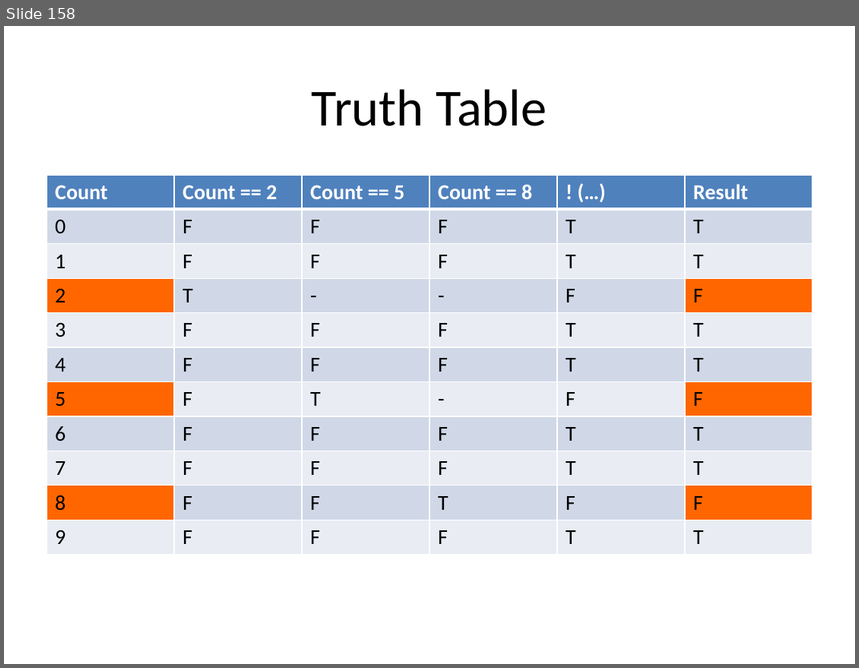
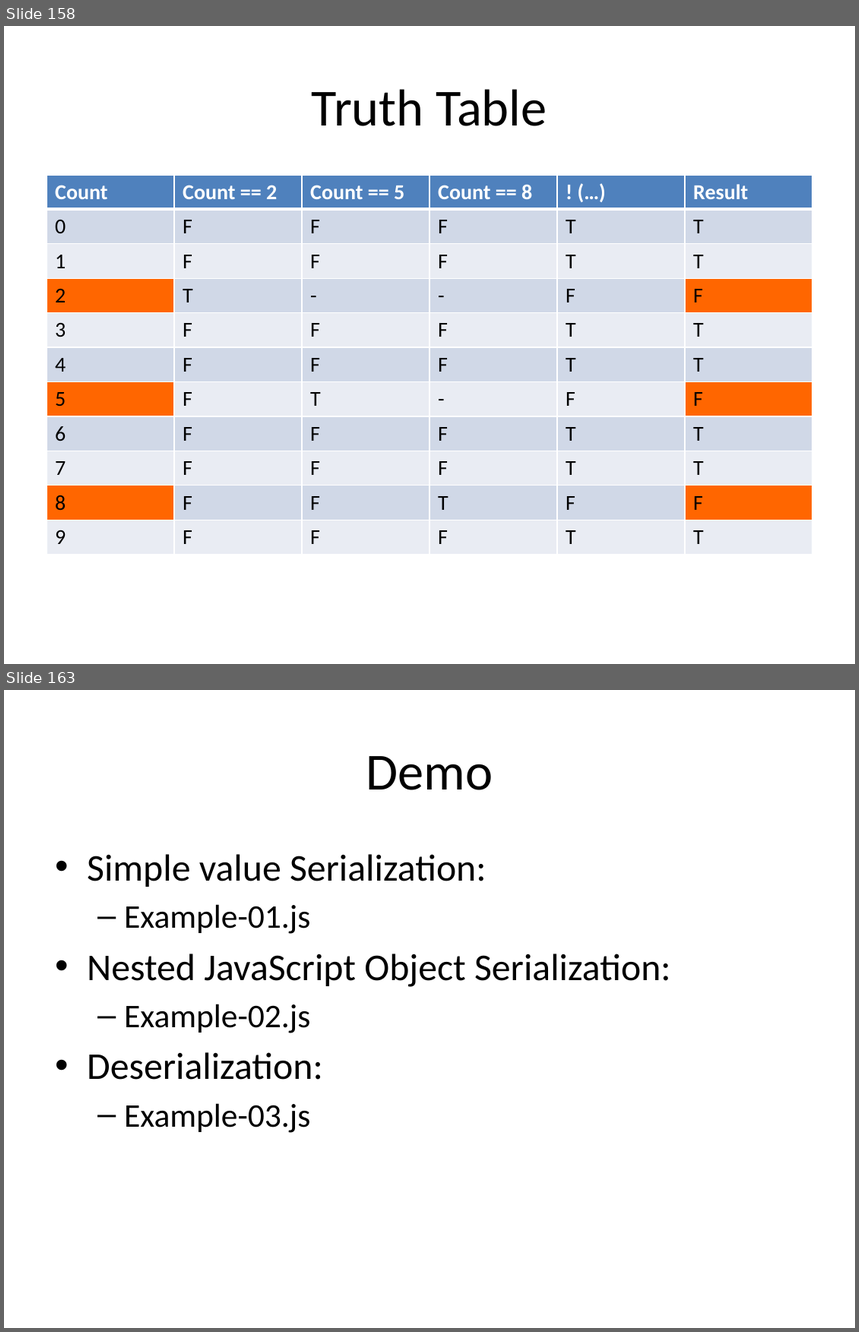
Before and after one commit to xiliax/web-programming-fundamentals, a slide deck: docs/learn-computer-programming.pptx. Shown one above the other, each under a label of ours: slide 158 before the commit, slides 158 and 163 after it; the slides between them are not shown. The pictures are 859x668 and 859x1332 pixels, drawn with LibreOffice and Linux fonts; fonts in the diff are those of the drawing. Boxes give left, top, right and bottom in pixels: in the first picture for what was removed or moved away, otherwise in the second. Text is boxed around its words. In the diff, an @@ line names an element or a change of style, - is before the commit and + after.

Commit message:
Updated document, slides and code example for c05s20 - JavaScript - Serialization With JSON

```diff
--- a/docs/learn-computer-programming.pptx
+++ b/docs/learn-computer-programming.pptx
@@ slide 163 added at [4, 690, 855, 1328], background #FFFFFF @@
@@ title added at [366, 756, 493, 790], 44 pt, text #000000 @@
+Demo
@@ text added at [87, 854, 671, 1133], 32 pt, text #000000 @@
+• Simple value Serialization:
+  – Example-01.js
+• Nested JavaScript Object Serialization:
+  – Example-02.js
+• Deserialization:
+  – Example-03.js
```
Also in this commit, not shown: 1 slide changed, 5 other slides added, 10 other files.
